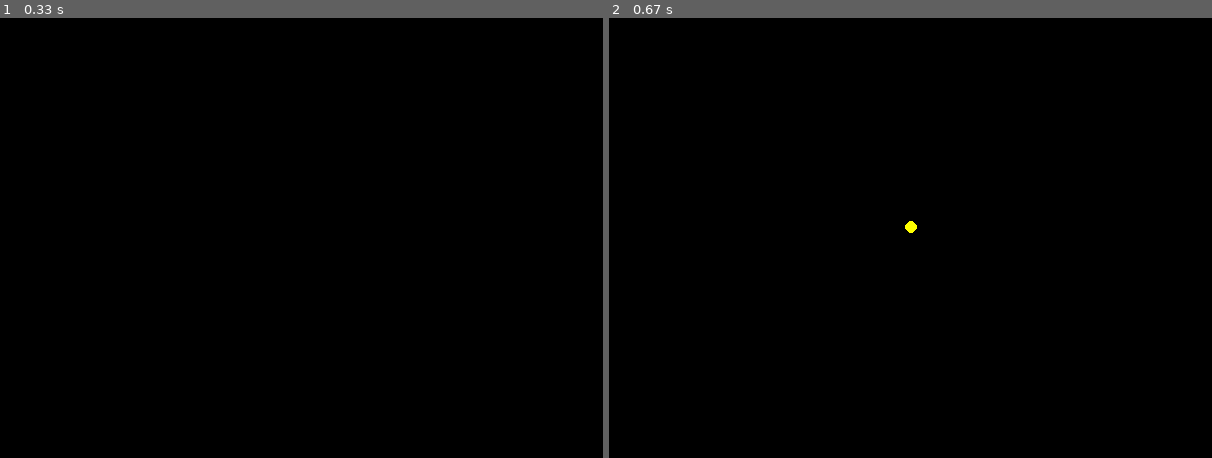
Above: before the commit, frames 1-2 (left to right).
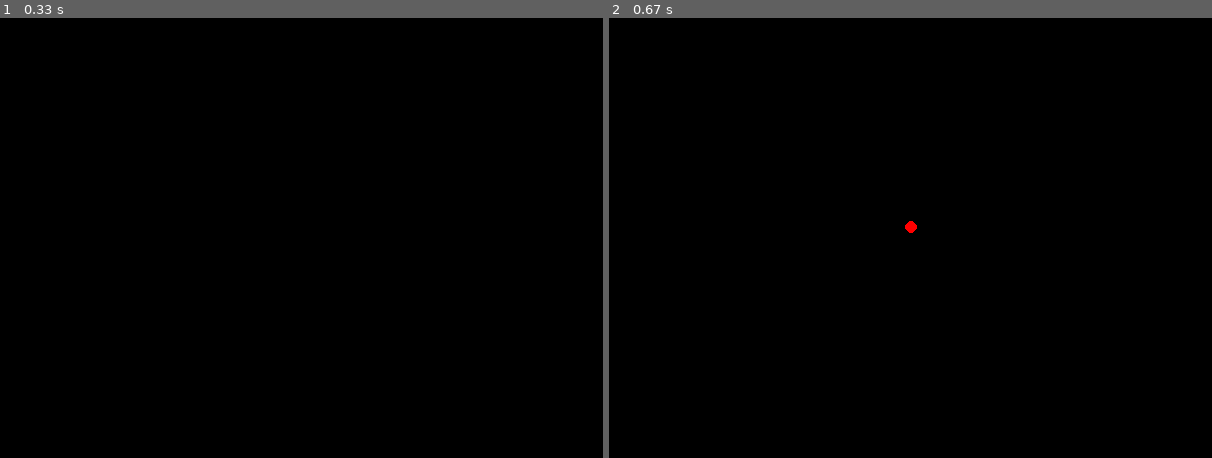
Above: after the commit, the same moments.

Repository: kirillcskaslezin/pygame_test
Game: pygame game, started from main.py
Two runs of this game, one before a commit and one after it. Both use one fixed random seed, a clock stepped at 60 frames per second and the inputs below.
Inputs (mouse positions are in pixels of both pictures, inside the frame that each line leads up to):
- Up to frame 1 (0.33 s): no input
- Up to frame 2 (0.67 s): click (910, 229) at 0.38 s

Frame 1 is identical in both runs. In frame 2, less than 0.1% of the frame differs, in the area x 49-52%, y 46-49%.

Commit message:
Поменял цвет на красный

Diff:
--- a/main.py
+++ b/main.py
@@ -20,5 +20,5 @@
     if grow:
         r += speed * timer.tick() / 1000
     screen.fill(pygame.Color('black'))
-    pygame.draw.circle(screen, pygame.Color('yellow'), (x, y), int(r))
+    pygame.draw.circle(screen, pygame.Color('red'), (x, y), int(r))
     pygame.display.flip()
